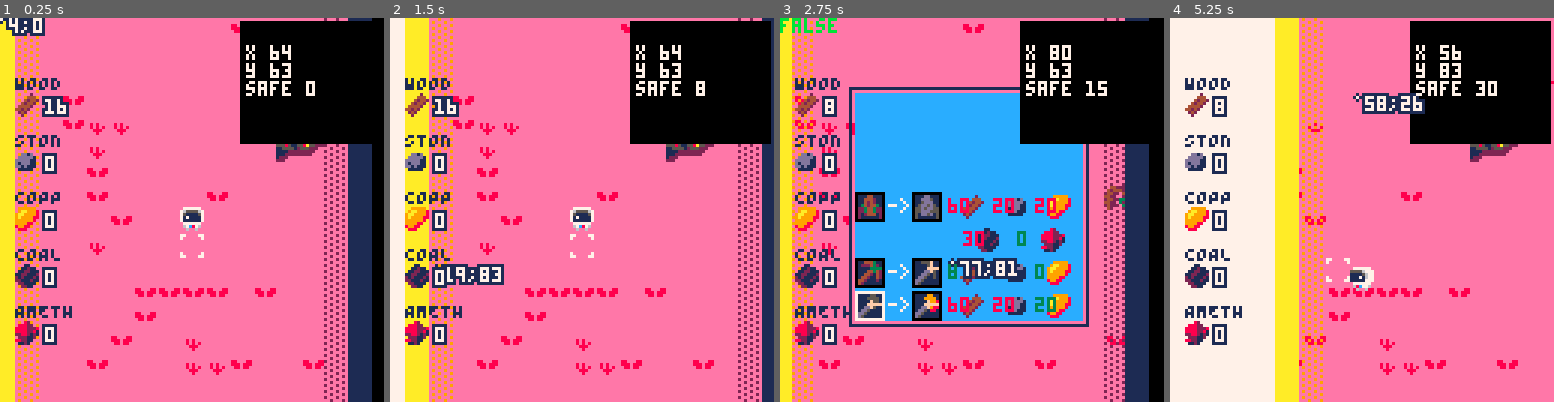
Above: before the commit, frames 1-4 (left to right).
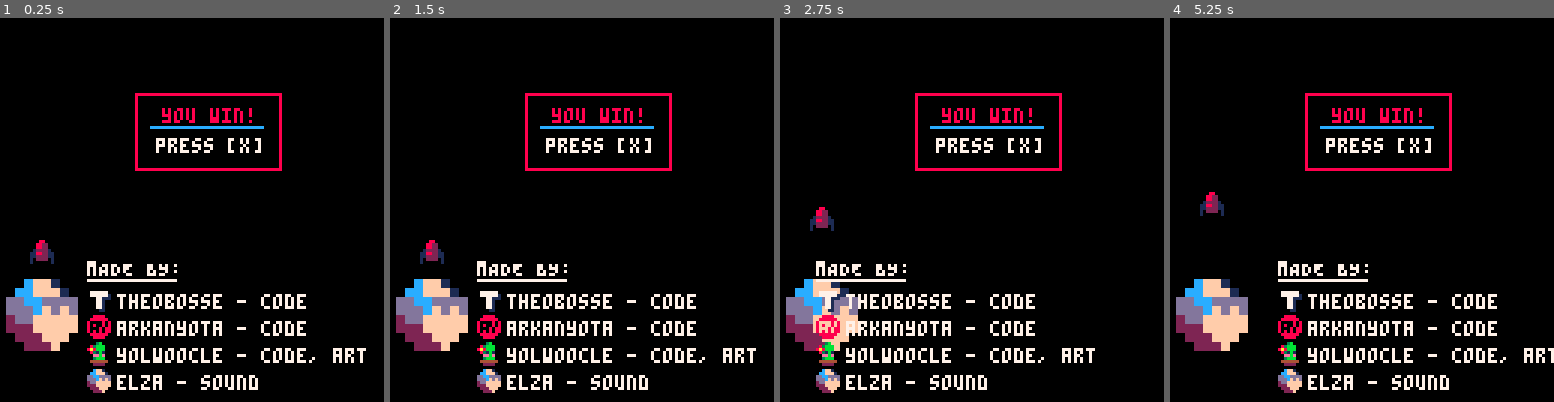
Above: after the commit, the same moments.

Repository: ARKANYOTA/ludumdare47
Game: PICO-8 cartridge arkanv1.p8
Two runs of this game, one before a commit and one after it. Both use one fixed random seed, a clock stepped at 60 frames per second and the inputs below.
Inputs (mouse positions are in pixels of both pictures, inside the frame that each line leads up to):
- Up to frame 1 (0.25 s): no input
- Up to frame 2 (1.5 s): tap X (X key) at 0.33, 1.07 s; click (670, 121) at 0.67 s; tap O (Z key) at 0.7 s; click (436, 267) at 1.22 s
- Up to frame 3 (2.75 s): hold Right 1.6-2.1 s; tap O (Z key) at 1.7, 2.1, 2.5 s; click (887, 114) at 1.77 s; tap X (X key) at 1.85 s; hold Up 2.15-2.42 s; click (952, 259) at 2.32 s; hold Right from 2.47 s (still down)
- Up to frame 4 (5.25 s): click (1404, 106) at 2.87 s; tap O (Z key) every 0.4 s from 2.9 to 4.9 s; tap X (X key) at 2.97, 4.08, 5.2 s; release Right at 3.03 s; hold Left 3.08-3.58 s; click (1465, 256) at 3.42 s; hold Down 3.63-3.97 s; click (1231, 102) at 3.97 s; hold Right 4.02-4.68 s; click (1292, 248) at 4.52 s; hold Up 4.73-5.03 s; click (1354, 94) at 5.07 s; hold Left from 5.08 s (still down)

The runs differ from the first frame. In frame 1, 87% of the frame differs, in the area x 0-97%, y 0-100%; in frame 2, 89%; in frame 3, 85%; in frame 4, 89%, in the area x 0-100%, y 0-100%.

Commit message:
final update (i think)

Diff:
--- a/arkanv1.p8
+++ b/arkanv1.p8
@@ -21,6 +21,7 @@
 sprt=1
 mt=0
 dead=false
+finish=true
 walking=false
 anims={
 	afk=  {1,7,4,9},
@@ -42,11 +43,11 @@
 p=1
 --hache(axe)
 a=1
-f=1
+f=5
 pmax = 3
 amax = 3
 fmax = 4
-inv={w=16,s=0,i=0,c=0,m=0}
+inv={w=0,s=0,i=0,c=0,m=0}
 open=false
 mine=0
 --requied item
@@ -82,7 +83,7 @@
 	--movement
 	sfxtime-=1
 
-	if menu and notbdebug then
+	if menu and not bdebug then
 		upmenu()
 	else
 		clock+=1
@@ -195,6 +196,13 @@
 		cy=0
 		camera(cx,cy)
 
+		--end
+		mat=mget(cux\8,cuy\8)
+		if btn(🅾️) then
+			if isfuse(mat) then
+			  finish=true
+			end
+	 end
 	end
 end
 -->8
@@ -205,7 +213,50 @@
 
 	if menu and notbdebug then
 		drmenu()
+	elseif dead and not finish then
+	 color(8)
+	 print("game over!",cx+50,cy+50)
+	 color(7)
+	 print("press [x]",cx+52,cy+60)
+	 rect(cx+45,cy+45,cx+93,cy+70,8)
+	 rectfill(cx+50,cy+56,cx+87,cy+56,12)
+
+	 --restart
+	 if btn(❎) then
+	    run()
+		end
+ elseif finish then
+  if fc==nil then
+    fc=cy+80
+  else
+    fc-=0.4
+  end
+  spr(104,cx+10,fc)
+  sspr(120,56,8,8,cx+2,cy+87,24,24)
+  color(8)
+  print("you win!",cx+54,cy+30)
+  color(7)
+  print("press [x]",cx+52,cy+40)
+  rect(cx+45,cy+25,cx+93,cy+50,8)
+	 rectfill(cx+50,cy+36,cx+87,cy+36,12)
+
+	 color(7)
+ print("mADE BY:",33,81)
+ line(33,87,62,87)
+ for i=0,3 do
+ 	spr(i+124,33,90+i*9)
+ end
+ print("theobosse - code",43,92)
+ print("arkanyota - code",43,101)
+ print("yolwoocle - code, art",43,110)
+ print("elza - sound",43,119)
+
+	 --restart
+	 if btn(❎) then
+	    run()
+		end
 	else
+	  --to set after
 		map(0,0)
 		map(0,0,1024,0, 8, 16)
 		map(120,0,-64,0, 8, 16)
@@ -420,6 +470,21 @@
   end
 end
 
+--detect if it's rocket
+  function isfuse(mat)
+    for i=74,80 do
+      if mat==i then
+        return true
+      end
+    end
+    for i=90,96 do
+      if mat==i then
+        return true
+      end
+    end
+    return false
+  end
+
 -->8
 -- menu
 intmenu = 0
